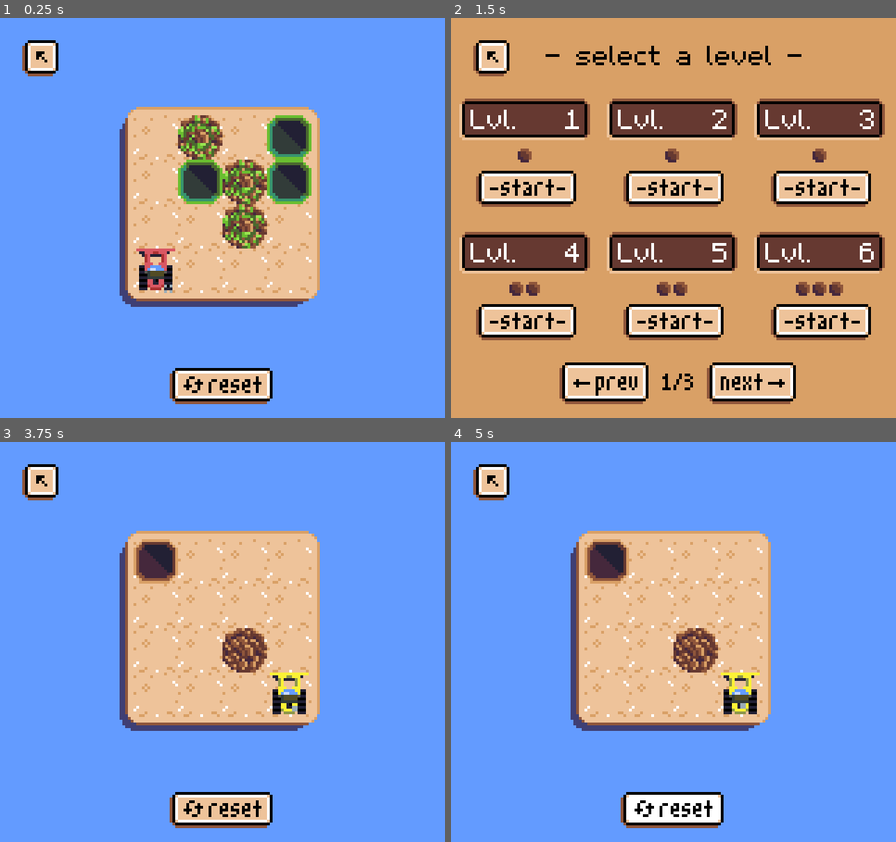
Above: before the commit, frames 1-4 (two rows, left to right).
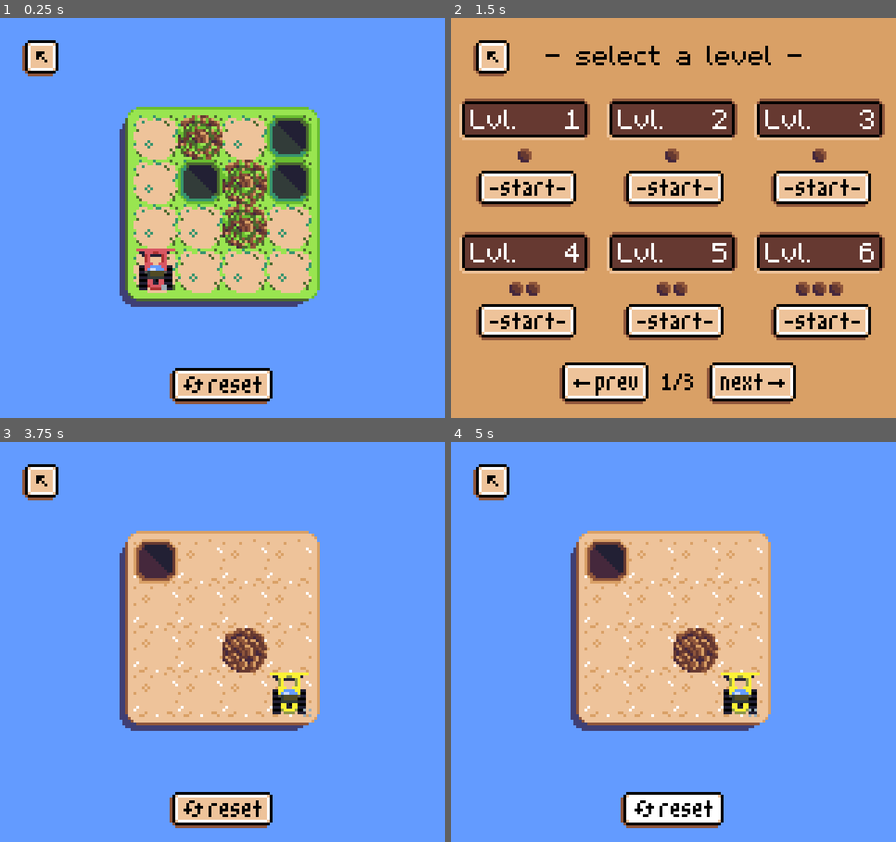
Above: after the commit, the same moments.

Repository: aludvik/Bouldering
Game: Godot game, scene res://Level/LevelMoss.tscn
Two runs of this game, one before a commit and one after it. Both use one fixed random seed, a clock stepped at 60 frames per second and the inputs below. This scene is started directly instead of the project's main scene. Sound files missing from this copy of the repository are replaced by a short silence.
Inputs (mouse positions are in pixels of both pictures, inside the frame that each line leads up to):
- Up to frame 1 (0.25 s): no input
- Up to frame 2 (1.5 s): tap Enter at 0.5 s; move the mouse to (771, 198) at 0.52 s; click (771, 198) at 0.67 s; click (491, 58) at 1.25 s
- Up to frame 3 (3.75 s): click (75, 614) at 2.02 s; click (40, 482) at 2.75 s; click (75, 614) at 3.52 s
- Up to frame 4 (5 s): click (673, 810) at 4.25 s

The runs differ from the first frame. In frame 1, 7.7% of the frame differs, in the area x 28-72%, y 22-71%; in frame 2, nothing differs; in frame 3, less than 0.1%; in frame 4, less than 0.1%.

Commit message:
Fix world-specific sprites not loading

Diff:
--- a/Level/Level.tscn
+++ b/Level/Level.tscn
@@ -689,7 +689,6 @@
 
 [node name="AnimatedSprite" type="AnimatedSprite" parent="Tractor"]
 frames = SubResource( 10 )
-frame = 2
 playing = true
 
 [node name="Tween" type="Tween" parent="Tractor"]
--- a/Level/LevelMoss.tscn
+++ b/Level/LevelMoss.tscn
@@ -48,48 +48,39 @@
 "speed": 5.0
 } ]
 
-[node name="LevelRock" type="Node2D"]
+[node name="LevelMoss" type="Node2D"]
 
 [node name="Level" parent="." instance=ExtResource( 1 )]
 
-[node name="6" parent="Level" index="4"]
-visible = true
-
-[node name="Platform" parent="Level/6" index="1"]
+[node name="Platform" parent="Level/Grid/6" index="1"]
 texture = ExtResource( 2 )
 
-[node name="Grid" parent="Level/6" index="2"]
+[node name="Grid" parent="Level/Grid/6" index="2"]
 texture = ExtResource( 3 )
 
-[node name="5" parent="Level" index="5"]
-visible = true
-
-[node name="Platform" parent="Level/5" index="1"]
+[node name="Platform" parent="Level/Grid/5" index="1"]
 texture = ExtResource( 2 )
 
-[node name="Grid" parent="Level/5" index="2"]
+[node name="Grid" parent="Level/Grid/5" index="2"]
 texture = ExtResource( 3 )
 
-[node name="Platform" parent="Level/4" index="1"]
+[node name="Platform" parent="Level/Grid/4" index="1"]
 texture = ExtResource( 2 )
 
-[node name="Grid" parent="Level/4" index="2"]
+[node name="Grid" parent="Level/Grid/4" index="2"]
 texture = ExtResource( 3 )
 
 [node name="AnimatedSprite" parent="Level/Tractor" index="0"]
 frames = SubResource( 9 )
-frame = 4
+frame = 3
+
+[node name="Sprite" parent="Level/Pieces/Boulder" index="0"]
+texture = ExtResource( 6 )
+
+[node name="Sprite" parent="Level/Pieces/Buried" index="0"]
+texture = ExtResource( 7 )
 
 [node name="Sprite" parent="Level/Pieces/Hole" index="0"]
 texture = ExtResource( 5 )
 
-[node name="Sprite" parent="Level/Pieces/Buried" index="0"]
-texture = ExtResource( 7 )
-
-[node name="Sprite" parent="Level/Pieces/Boulder" index="0"]
-texture = ExtResource( 6 )
-
 [editable path="Level"]
-[editable path="Level/Pieces/Hole"]
-[editable path="Level/Pieces/Buried"]
-[editable path="Level/Pieces/Boulder"]
--- a/Level/LevelRock.tscn
+++ b/Level/LevelRock.tscn
@@ -6,4 +6,7 @@
 
 [node name="Level" parent="." instance=ExtResource( 1 )]
 
+[node name="AnimatedSprite" parent="Level/Tractor" index="0"]
+frame = 5
+
 [editable path="Level"]
--- a/Level/LevelSnow.tscn
+++ b/Level/LevelSnow.tscn
@@ -48,45 +48,39 @@
 "speed": 5.0
 } ]
 
-[node name="Level" instance=ExtResource( 1 )]
+[node name="LevelSnow" type="Node2D"]
 
-[node name="6" parent="." index="4"]
-visible = true
+[node name="Level" parent="." instance=ExtResource( 1 )]
 
-[node name="Platform" parent="6" index="1"]
+[node name="Platform" parent="Level/Grid/6" index="1"]
 texture = ExtResource( 3 )
 
-[node name="Grid" parent="6" index="2"]
+[node name="Grid" parent="Level/Grid/6" index="2"]
 texture = ExtResource( 6 )
 
-[node name="5" parent="." index="5"]
-visible = true
-
-[node name="Platform" parent="5" index="1"]
+[node name="Platform" parent="Level/Grid/5" index="1"]
 texture = ExtResource( 3 )
 
-[node name="Grid" parent="5" index="2"]
+[node name="Grid" parent="Level/Grid/5" index="2"]
 texture = ExtResource( 6 )
 
-[node name="Platform" parent="4" index="1"]
+[node name="Platform" parent="Level/Grid/4" index="1"]
 texture = ExtResource( 3 )
 
-[node name="Grid" parent="4" index="2"]
+[node name="Grid" parent="Level/Grid/4" index="2"]
 texture = ExtResource( 6 )
 
-[node name="AnimatedSprite" parent="Tractor" index="0"]
+[node name="AnimatedSprite" parent="Level/Tractor" index="0"]
 frames = SubResource( 9 )
-frame = 6
+frame = 7
 
-[node name="Sprite" parent="Pieces/Hole" index="0"]
+[node name="Sprite" parent="Level/Pieces/Boulder" index="0"]
+texture = ExtResource( 2 )
+
+[node name="Sprite" parent="Level/Pieces/Buried" index="0"]
+texture = ExtResource( 4 )
+
+[node name="Sprite" parent="Level/Pieces/Hole" index="0"]
 texture = ExtResource( 5 )
 
-[node name="Sprite" parent="Pieces/Buried" index="0"]
-texture = ExtResource( 4 )
-
-[node name="Sprite" parent="Pieces/Boulder" index="0"]
-texture = ExtResource( 2 )
-
-[editable path="Pieces/Hole"]
-[editable path="Pieces/Buried"]
-[editable path="Pieces/Boulder"]
+[editable path="Level"]
